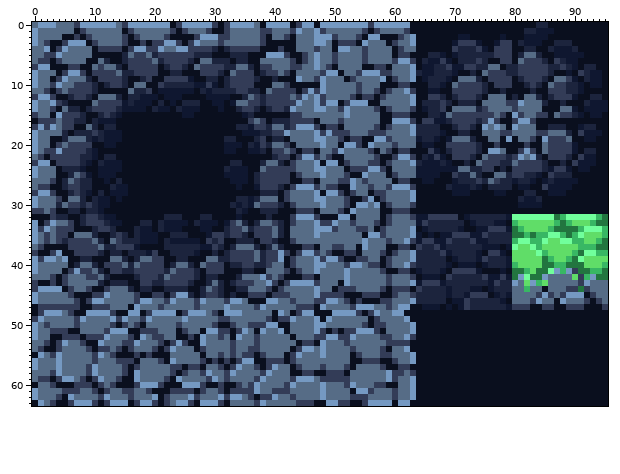
Pixel-art file: Assets/Art/Tilesets/Cave/CaveRocks.ase. This is how it looked before the edit.
96x64 pixels, 1 frame.
The same view after the edit:
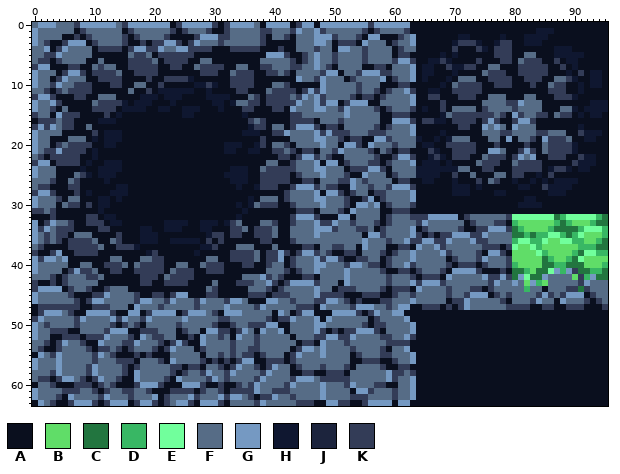
Palette (. is transparent): A #0a0f1e  B #60dd68  C #22753f  D #38b764  E #71ff9c  F #566c86  G #7599c2  H #0f1730  J #1c243d  K #333c57
Log entry: adding more tiles to the cave rock
Diff:
Changed rows in their new state; - is an unchanged pixel.
first column x 4:
 0 --------------------------------------------------------------------------------AA---------
 1 ------------------------------------------------------------------------------AA-----------
 3 -----------------------------------------------------------------------------A-----AAA-----
 4 --------------------------A-A--------------------------------------AAA--------AA--A---A----
 5 -----------A----A------AAA---AAA------------------------------AA---AAAAAA----A--A----------
 6 --------A--A-----A----A---AAA-AA-----------------------------A-----AAA-A---------A--A------
 7 ----------A-------A--A------AA--A------------------------------AA-----AA---AA-----AA-A--AA-
 8 -----------AA------AA------A------A-------------------------A--AAA---A-----AA-----A-----A--
 9 -----A-----A--A----------AA-A----A--A-------------------------AAA-----A------A---A------A--
10 ------A-A--A------AAAAA-----A---------------------------------AA-------A------A-A----AA----
11 ------A------AA---------A-AAAA--AA-------------------------------------A--A----A-----AA----
12 --A--A----A-AA-----------------A--A-----------------------------A-A---A-----A---A-A------AA
13 -A----------A----A---AAA----------A--------------------------AAA-A-AAA-----------A--A---A--
14 --AA-A----A-----A---A---------A--A-A--A-----------------------AA------A--------------------
15 ----A--A-A----------------------A-----------------------------AA----------------------A----
16 ---AA-A-----------------------------AAA--------------------------A----A--------------------
17 ------A-AA--------------------AA---A--A---------------------AAAA--A--A------------AAA---AA-
18 -A-AAA-A--------------------------AA------------------------AAAA---AA----------------A-----
19 -A---A-A--------------------AA---A--AA-----------------------AA------A---------------------
20 --------------------------------A--A----------------------------------A--------------------
21 -----A----------------------------A------------------------------A----A-----------------AA-
22 ----AA--AA--------------------------A------------------------A-------A-----A----A----A-----
23 ----A--A---------------------AA---A--A----------------------A---A---A-----AA-----A--A------
24 -AAA------------------------A----------------------------------------AA---A------A---------
25 --A------------------------------A---------------------------------AA-A----A--AA---AAA-----
26 -A--AA----A----------------------A---------------------------------AAA-A--AA-AA---A--------
27 -A--AA---A---------------------------A---------------------------A---A--AAAA---------------
28 --A-A--A--------------------------AAA-----------------------------------------AA-----------
29 ----A-A-----------------------AA-A-------------------------------------------A--A----------
30 A---A-A----------------------A-A-----A-----------------------------------------------------
31 --AA-AA-----------------------A---AAA------------------------------------------------------
32 AA--A--A----------AAA---AA---------A------------------------KKGGGGG-KFFFFFFK---------------
33 ----A---A-----AA-A-----A-------A-A---A----------------------KGFFFFFF-KFFFKK----------------
34 ------A--A---A---A----------A---A----A-----------------------KFFFFFK--KKGGGK---------------
35 ------A--A-A-A-----AAA------A--A-----A----------------------K-K-KKGGGKKGFFFF---------------
36 -A-----A---AAA----A-------A---AAA---A-----------------------KGGKKGFFFGKKFFFF---------------
37 --------AA--------AAAAAA---A-A---A-A-A----------------------GFFGKFFFFFFKKK-K---------------
38 -------A-AA-AAA----AAAA---A-A-----A-------------------------FFFFGKFFFFK-GGK----------------
39 ----AA-----A-A------AA-----AA-----A-------------------------FFFFF-KFFFKGFFFK---------------
40 ---A--A-----A------A--A------AA--AA-------------------------FFFFFK-KKK-KFFFK---------------
41 -------A---AA-----A----A-------AA---------------------------KFFFK-GGGGK---K----------------
42 --------A----A---A-----A-AA---A------------------------------KKK-GFFFFFGKKGK---------------
43 -------A-AAA----AA----A--A-A-A------------------------------KGGGKFFFFFFFKGFF---------------
44 ------------A-AA--AAAA--A--A--AA----------------------------GFFFFKFFFKK-KFFF---------------
45 ----------------------A-A--A-A------------------------------FFFFFKFFKGGG-KFK---------------
46 ------------------------------------------------------------FFFFF-KKGFFFFFK----------------
47 -------------------------------------------------------------KKK-K-KGFFFFFFK---------------
